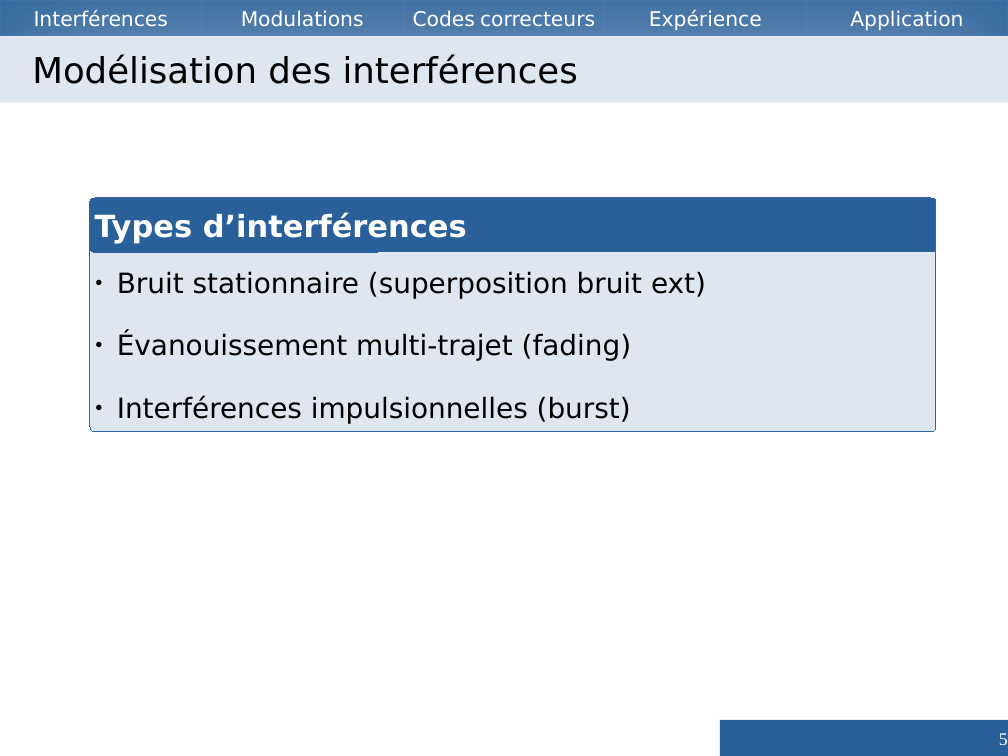
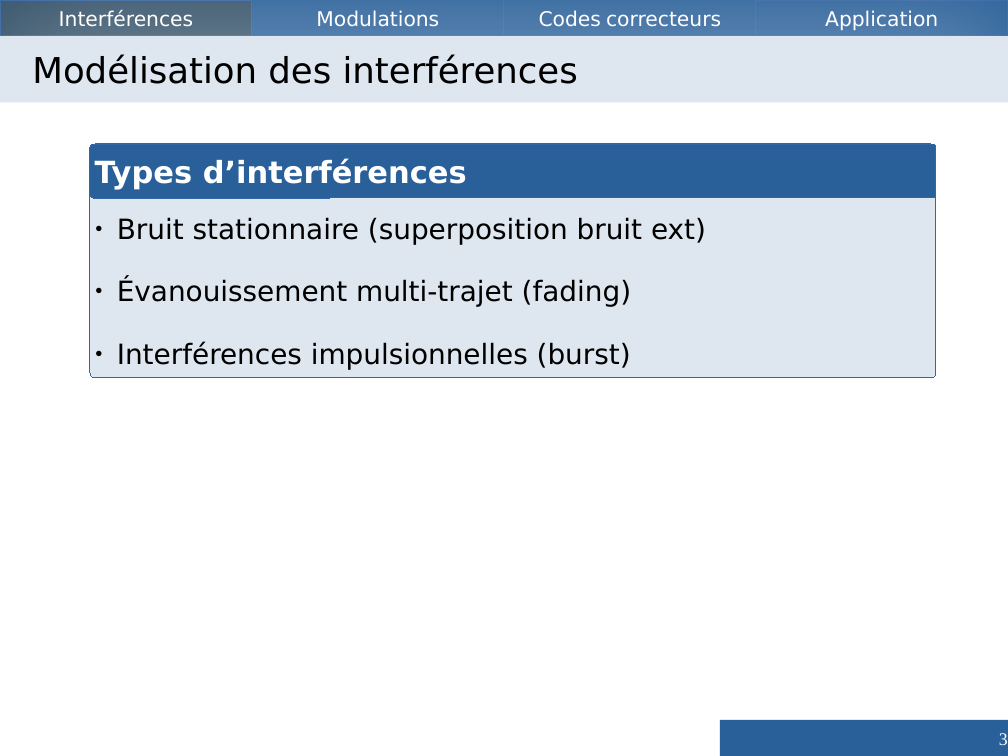
Before and after one commit to Vzrod/tipe, a slide deck: slide 3 of TIPE.odp (slide 5 before the commit). Drawn at 1008x756 pixels with LibreOffice and Linux fonts; fonts in the diff are those of the drawing. Boxes give left, top, right and bottom in pixels: in the first picture for what was removed or moved away, otherwise in the second. Text is boxed around its words. In the diff, an @@ line names an element or a change of style, - is before the commit and + after.

```diff
--- a/TIPE.odp
+++ b/TIPE.odp
@@ rectangle "Interférences": place and size @@
-rectangle "Interférences" at bbox=[0, 0, 201, 36]
+rectangle "Interférences" at bbox=[0, 0, 252, 36]
@@ rectangle "Interférences" at bbox=[0, 0, 252, 36]: fill #2A6099 to #355269 @@
@@ rectangle "Modulations": place and size @@
-rectangle "Modulations" at bbox=[201, 0, 402, 36]
+rectangle "Modulations" at bbox=[252, 0, 505, 36]
@@ rectangle "Codes correcteurs": place and size @@
-rectangle "Codes correcteurs" at bbox=[403, 0, 605, 36]
+rectangle "Codes correcteurs" at bbox=[504, 0, 756, 36]
@@ rectangle removed at bbox=[605, 0, 806, 36] @@
-Expérience
@@ rectangle "Application": place and size @@
-rectangle "Application" at bbox=[807, 0, 1008, 36]
+rectangle "Application" at bbox=[756, 0, 1008, 36]
@@ rounded rectangle "Types d’interférences": place and size @@
-rounded rectangle "Types d’interférences" at bbox=[90, 198, 936, 252]
+rounded rectangle "Types d’interférences" at bbox=[90, 145, 936, 198]
@@ rounded rectangle "Bruit stationnaire (superposition bruit ext)": place and size @@
-rounded rectangle "Bruit stationnaire (superposition bruit ext)" at bbox=[90, 198, 936, 433]
+rounded rectangle "Bruit stationnaire (superposition bruit ext)" at bbox=[90, 144, 936, 378]
@@ page number at bbox=[999, 733, 1008, 745]: text changed @@
-5
+3
```
Also in this commit, not shown: 36 other slides changed, 13 slides added, 16 slides removed, 3 other files.
